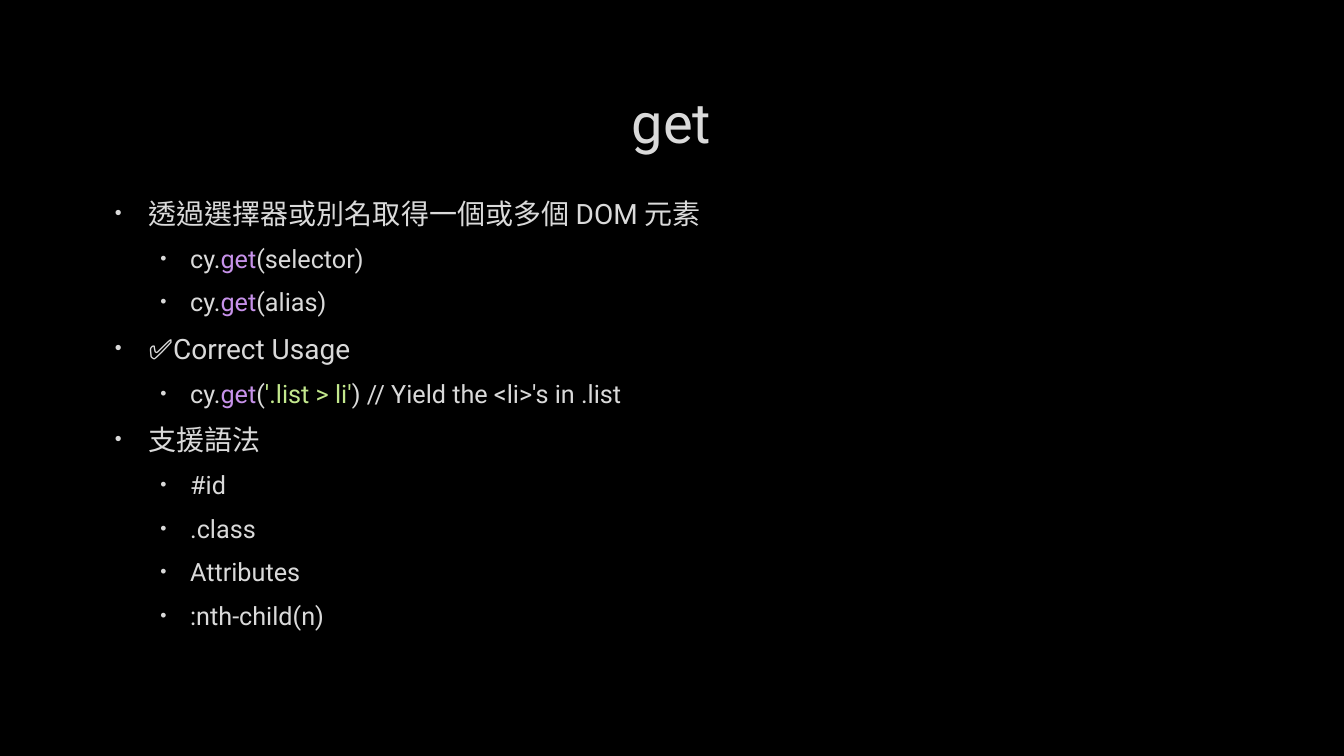
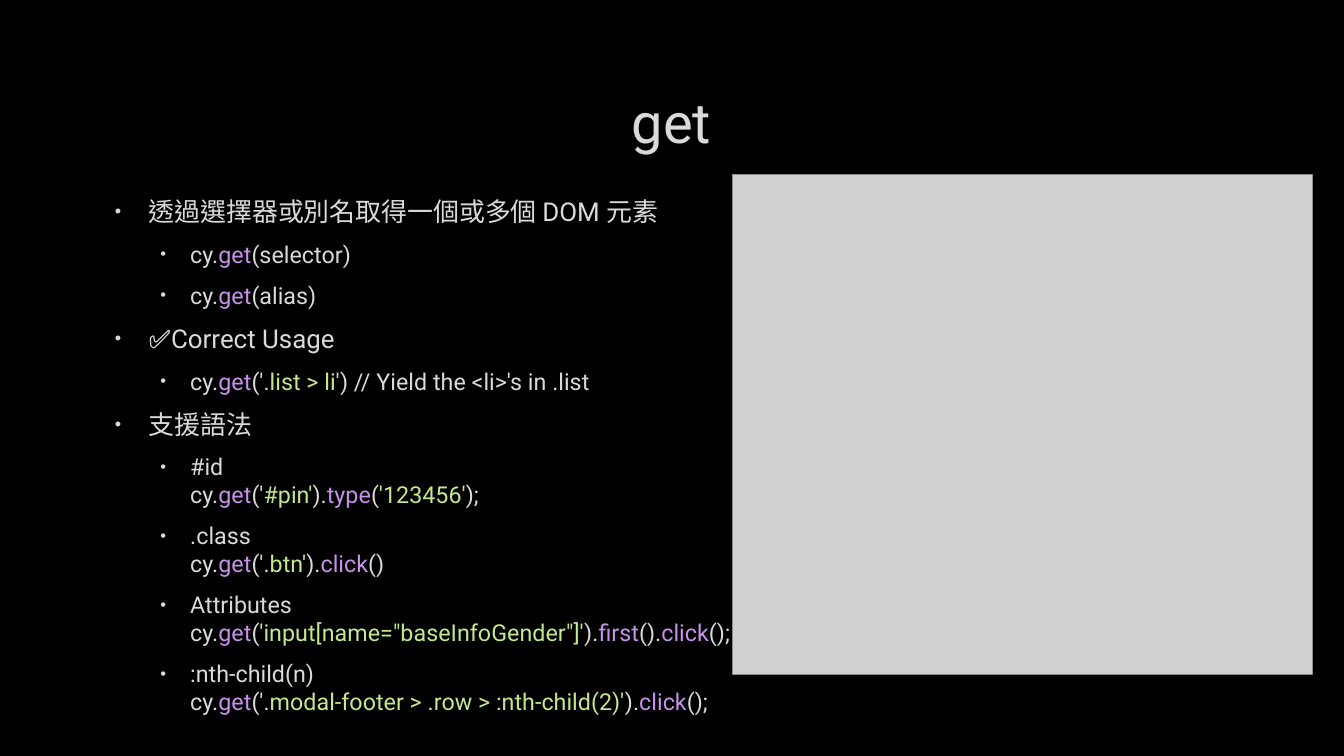
Before and after one commit to kodakjerec/showMySelf, a slide deck: slide 9 of docs/cypress練習.pptx (slide 5 before the commit). Drawn at 1344x756 pixels with LibreOffice and Linux fonts; fonts in the diff are those of the drawing; grey boxes stand for pictures; background and template pictures are left out. Boxes give left, top, right and bottom in pixels: in the first picture for what was removed or moved away, otherwise in the second. Text is boxed around its words. In the diff, an @@ line names an element or a change of style, - is before the commit and + after.

```diff
--- a/docs/cypress練習.pptx
+++ b/docs/cypress練習.pptx
@@ picture added at (733, 174, 1313, 676) @@
@@ text at (149, 199, 658, 436): size 20 to 18.5 pt in "透過選擇器或別名取得一個或多個 DOM 元素", "✅Correct Usage", "支援語法"; size 18 to 16.6 pt in "cy.get(selector)", "cy.get(alias)", "cy.get('.list > li') // Yield the <li>'s ..." @@
@@ text at (190, 457, 730, 715): text changed; size 18 to 16.6 pt; text colour #DADADA to #C3E88D @@
-  • #id
-  • .class
-  • Attributes
-  • :nth-child(n)
+  • #id
+    cy.get('#pin').type('123456');
+  • .class
+    cy.get('.btn').click()
+  • Attributes
+    cy.get('input[name="baseInfoGender"]').first().click();
+  • :nth-child(n)
+    cy.get('.modal-footer > .row > :nth-child(2)').click();
```
Also in this commit, not shown: 6 other slides changed, 4 slides added.
